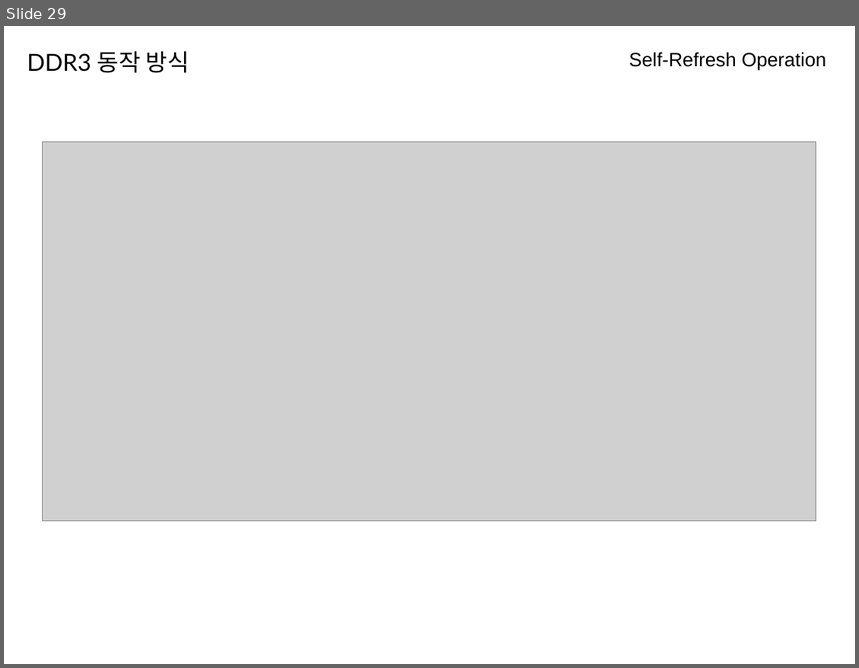
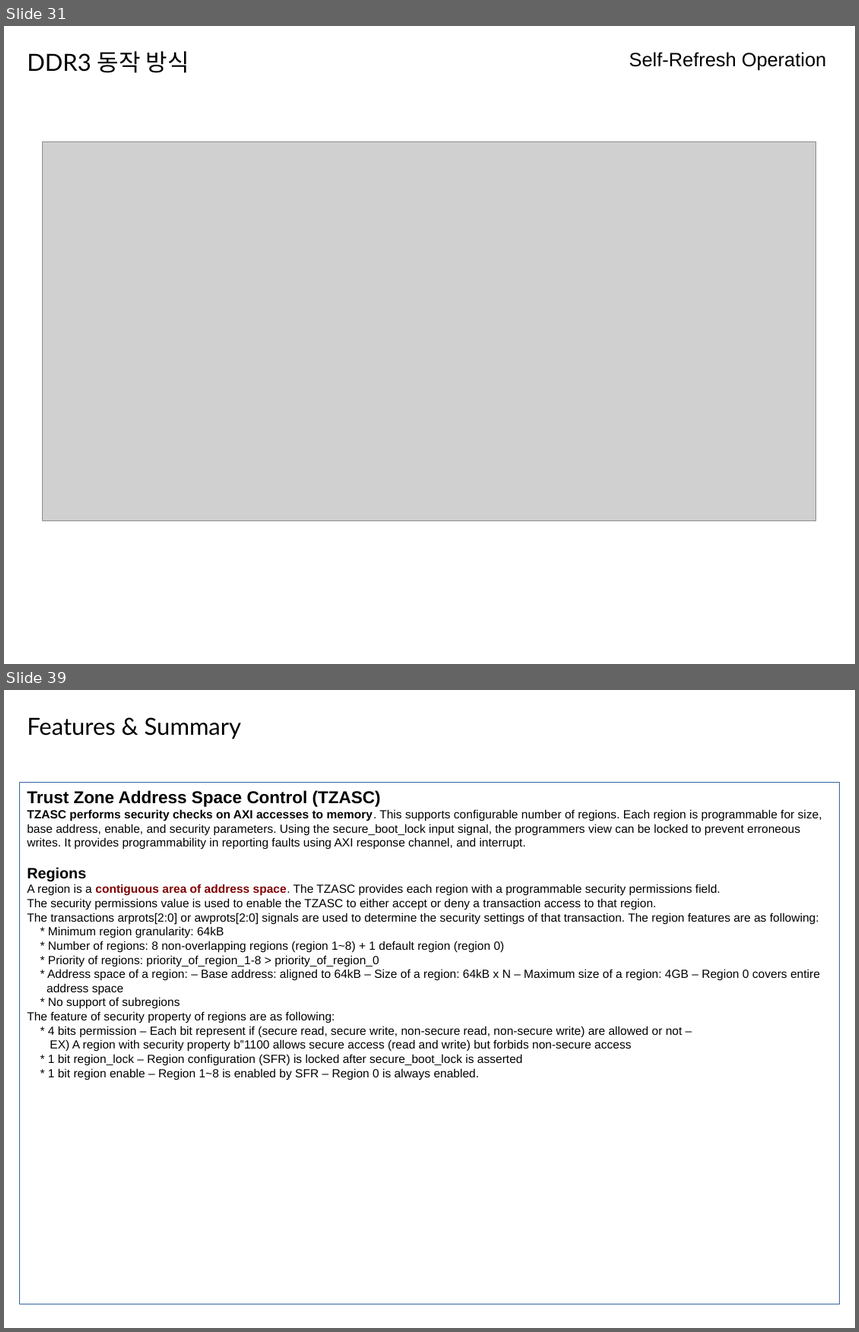
Before and after one commit to kchhero/kchhero.github.io, a slide deck: _posts_data/DDR3_세미나.odp. Shown one above the other, each under a label of ours: slide 29 before the commit, slides 31 and 39 after it; the slides between them are not shown. The pictures are 859x668 and 859x1332 pixels, drawn with LibreOffice and Linux fonts; fonts in the diff are those of the drawing; grey boxes stand for pictures. Boxes give left, top, right and bottom in pixels: in the first picture for what was removed or moved away, otherwise in the second. Text is boxed around its words. In the diff, an @@ line names an element or a change of style, - is before the commit and + after.

```diff
--- a/_posts_data/DDR3_세미나.odp
+++ b/_posts_data/DDR3_세미나.odp
@@ slide 39 added at (x1=4, y1=690, x2=855, y2=1328), background #FFFFFF @@
@@ text added at (x1=27, y1=717, x2=241, y2=739), 22 pt, text #000000 @@
+Features & Summary
@@ rectangle added at (x1=19, y1=783, x2=841, y2=1305), outline #3465A4 0 pt, 11 pt, text #000000 @@
+Trust Zone Address Space Control (TZASC)
+TZASC performs security checks on AXI accesses to memory. This supports configurable number of regions. Each region is programmable for size, base address, enable, and security parameters. Using the secure_boot_lock input signal, the programmers view can be locked to prevent erroneous writes. It provides programmability in reporting faults using AXI response channel, and interrupt.
+Regions
+A region is a contiguous area of address space. The TZASC provides each region with a programmable security permissions field.
+The security permissions value is used to enable the TZASC to either accept or deny a transaction access to that region.
+The transactions arprots[2:0] or awprots[2:0] signals are used to determine the security settings of that transaction. The region features are as following:
+* Minimum region granularity: 64kB
+* Number of regions: 8 non-overlapping regions (region 1~8) + 1 default region (region 0)
+* Priority of regions: priority_of_region_1-8 > priority_of_region_0
+* Address space of a region: – Base address: aligned to 64kB – Size of a region: 64kB x N – Maximum size of a region: 4GB – Region 0 covers entire
+address space
+* No support of subregions
+The feature of security property of regions are as following:
+* 4 bits permission – Each bit represent if (secure read, secure write, non-secure read, non-secure write) are allowed or not –
+EX) A region with security property b‟1100 allows secure access (read and write) but forbids non-secure access
+* 1 bit region_lock – Region configuration (SFR) is locked after secure_boot_lock is asserted
+* 1 bit region enable – Region 1~8 is enabled by SFR – Region 0 is always enabled.
@@ what was slide 29 is now slide 31 @@
```
Also in this commit, not shown: 1 slide changed, 26 other slides added, 10 slides removed.
